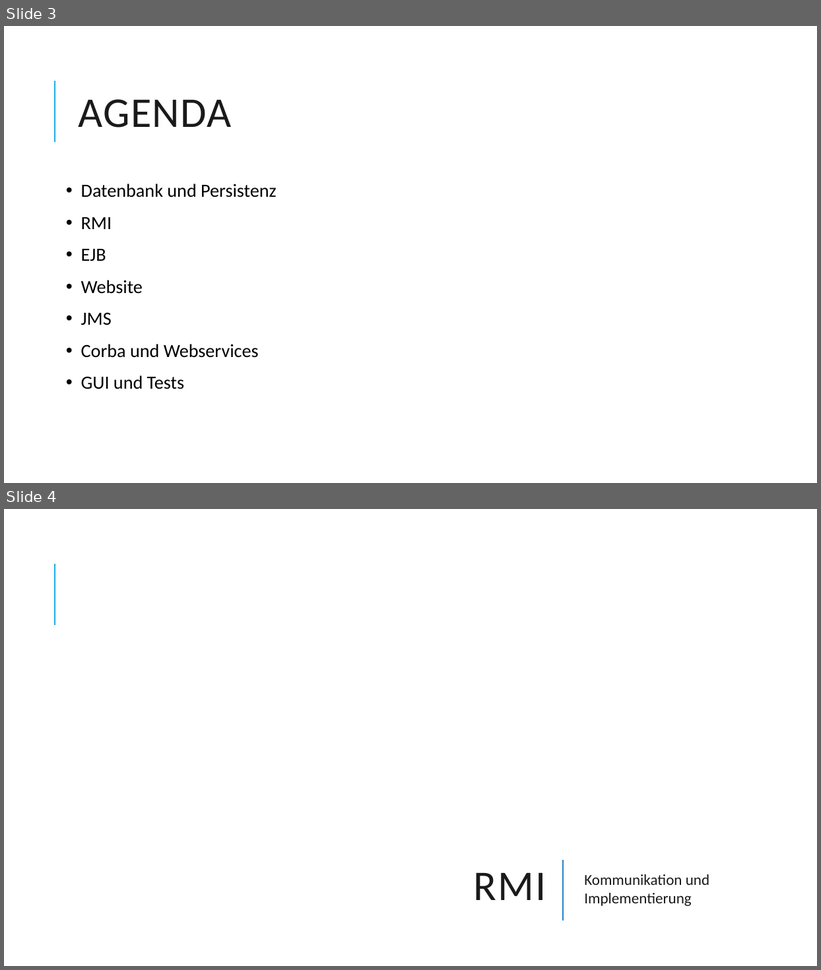
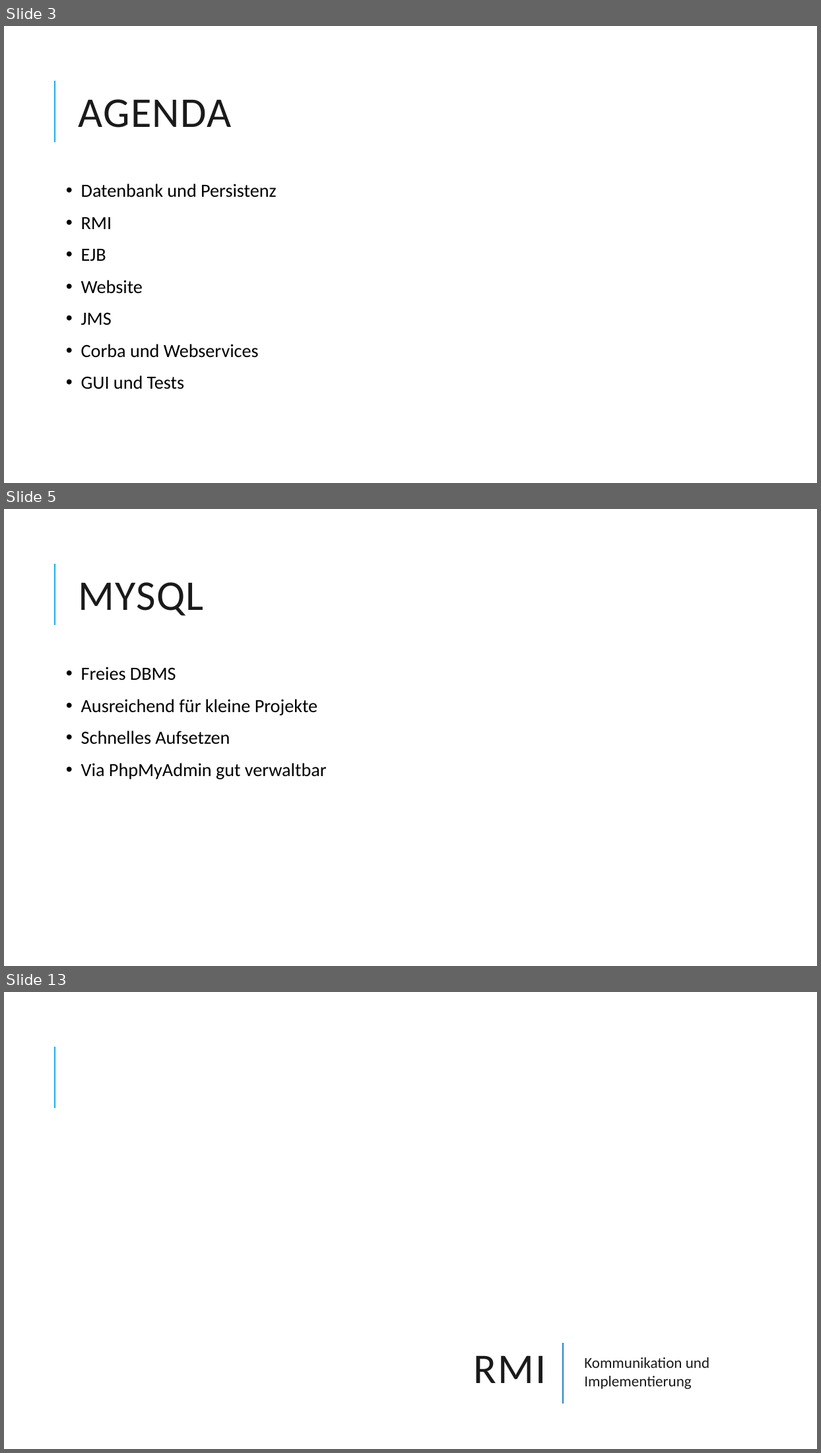
Before and after one commit to Dabjazz/SportsClubManager, a slide deck: Presentation/Presentation.pptx. Shown one above the other, each under a label of ours: slides 3 and 4 before the commit, slides 3, 5 and 13 after it; the slides between them are not shown. The pictures are 821x970 and 821x1453 pixels, drawn with LibreOffice and Linux fonts; fonts in the diff are those of the drawing; background and template pictures are left out. Boxes give left, top, right and bottom in pixels: in the first picture for what was removed or moved away, otherwise in the second. Text is boxed around its words. In the diff, an @@ line names an element or a change of style, - is before the commit and + after.

```diff
--- a/Presentation/Presentation.pptx
+++ b/Presentation/Presentation.pptx
@@ slide 5 added at (x1=4, y1=509, x2=817, y2=966), background #FFFFFF; not listed: 1 template element that a slide beside it also shows @@
@@ title added at (x1=79, y1=582, x2=204, y2=616), 50 pt, text #1A1A1A @@
+MYSQL
@@ text added at (x1=81, y1=667, x2=327, y2=780), 22 pt, text #000000 @@
+• Freies DBMS
+• Ausreichend für kleine Projekte
+• Schnelles Aufsetzen
+• Via PhpMyAdmin gut verwaltbar
@@ what was slide 4 is now slide 13 @@
```
Also in this commit, not shown: 8 other slides added.
